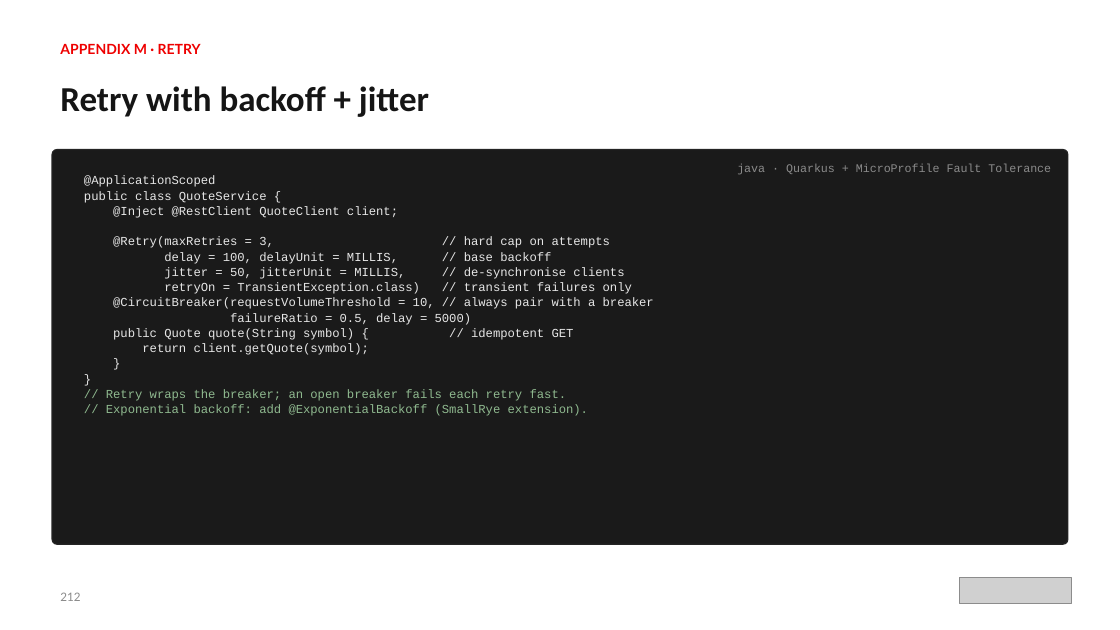
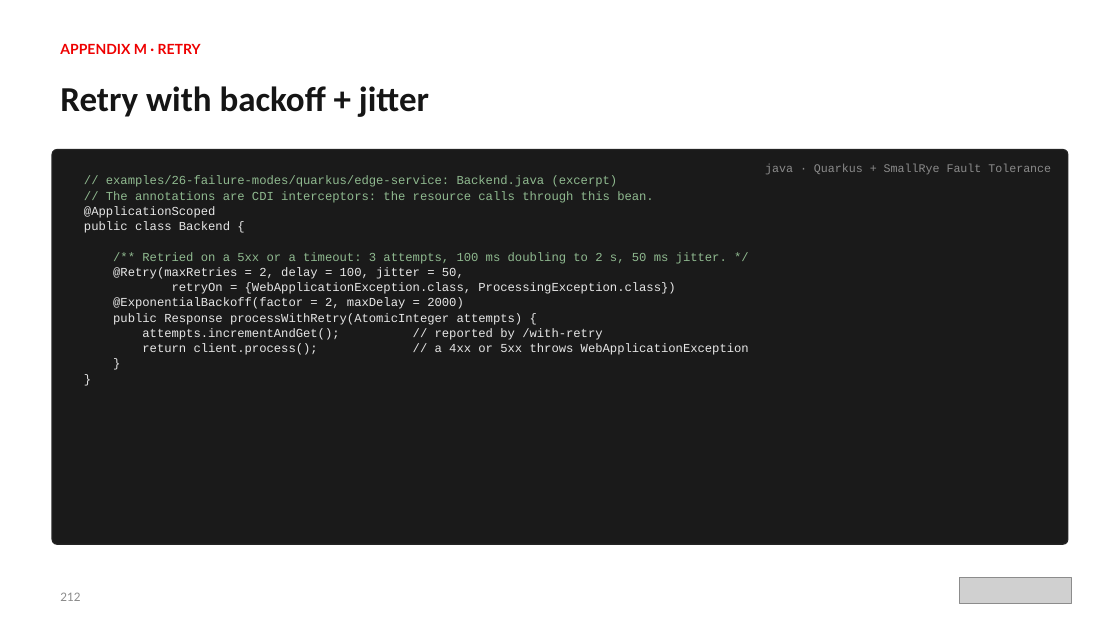
Before and after one commit to patterncatalyst/cloud-native-design-patterns, a slide deck: slide 239 of lgtm-presentation/Designing-Cloud-Native-APIs-Quarkus.pptx. Drawn at 1120x630 pixels with LibreOffice and Linux fonts; fonts in the diff are those of the drawing; grey boxes stand for pictures. Boxes give left, top, right and bottom in pixels: in the first picture for what was removed or moved away, otherwise in the second. Text is boxed around its words. In the diff, an @@ line names an element or a change of style, - is before the commit and + after.

```diff
--- a/lgtm-presentation/Designing-Cloud-Native-APIs-Quarkus.pptx
+++ b/lgtm-presentation/Designing-Cloud-Native-APIs-Quarkus.pptx
@@ text at bbox=[106, 176, 654, 203]: paragraphs added @@
+// examples/26-failure-modes/quarkus/edge-service: Backend.java (excerpt)
+// The annotations are CDI interceptors: the resource calls through this bean.
@@ text at bbox=[765, 164, 1051, 175]: text changed @@
-java · Quarkus + MicroProfile Fault Tolerance
+java · Quarkus + SmallRye Fault Tolerance
@@ text at bbox=[84, 222, 749, 355]: text changed @@
-public class QuoteService {
-@Inject @RestClient QuoteClient client;
-@Retry(maxRetries = 3, // hard cap on attempts
-delay = 100, delayUnit = MILLIS, // base backoff
-jitter = 50, jitterUnit = MILLIS, // de-synchronise clients
-retryOn = TransientException.class) // transient failures only
-@CircuitBreaker(requestVolumeThreshold = 10, // always pair with a breaker
-failureRatio = 0.5, delay = 5000)
-public Quote quote(String symbol) { // idempotent GET
-return client.getQuote(symbol);
+public class Backend {
+/** Retried on a 5xx or a timeout: 3 attempts, 100 ms doubling to 2 s, 50 ms jitter. */
+@Retry(maxRetries = 2, delay = 100, jitter = 50,
+retryOn = {WebApplicationException.class, ProcessingException.class})
+@ExponentialBackoff(factor = 2, maxDelay = 2000)
+public Response processWithRetry(AtomicInteger attempts) {
+attempts.incrementAndGet(); // reported by /with-retry
+return client.process(); // a 4xx or 5xx throws WebApplicationException
@@ text at bbox=[106, 389, 588, 416]: paragraphs removed @@
-// Retry wraps the breaker; an open breaker fails each retry fast.
-// Exponential backoff: add @ExponentialBackoff (SmallRye extension).
```
Also in this commit, not shown: 2 other slides changed, 17 other files.
